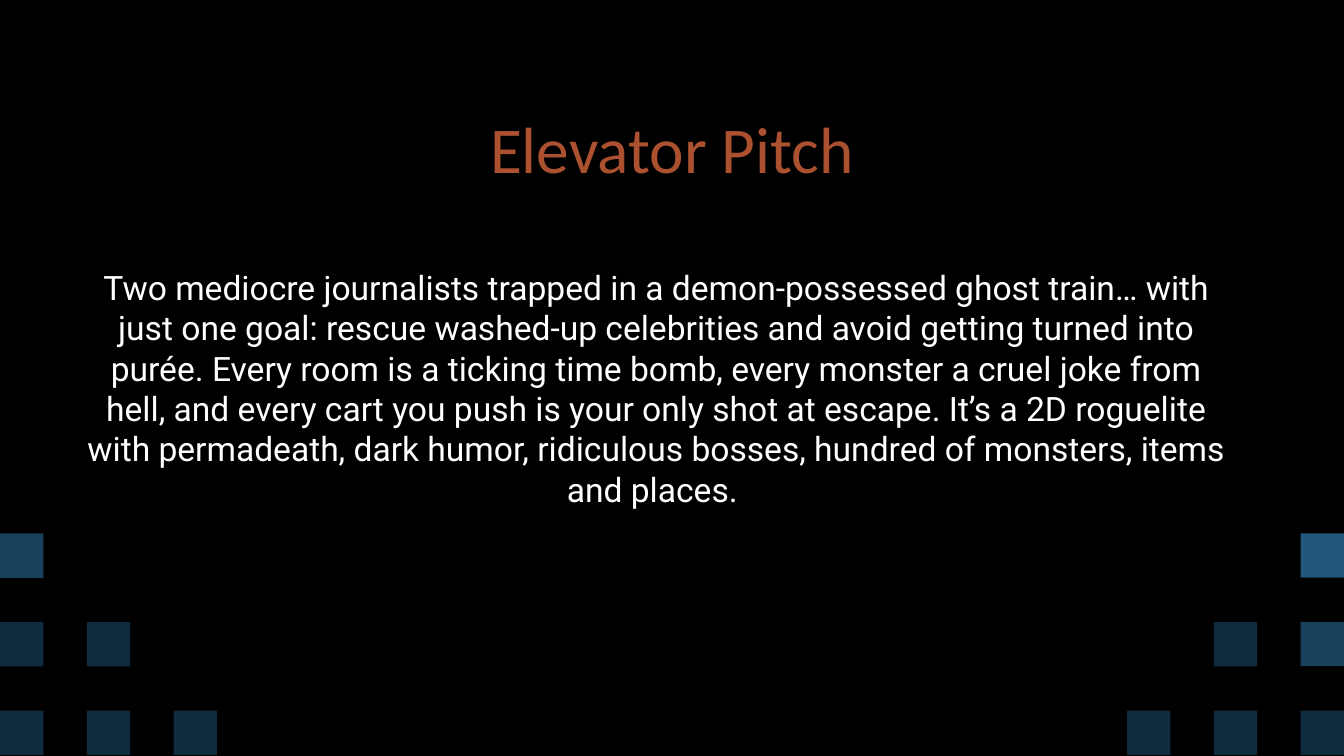
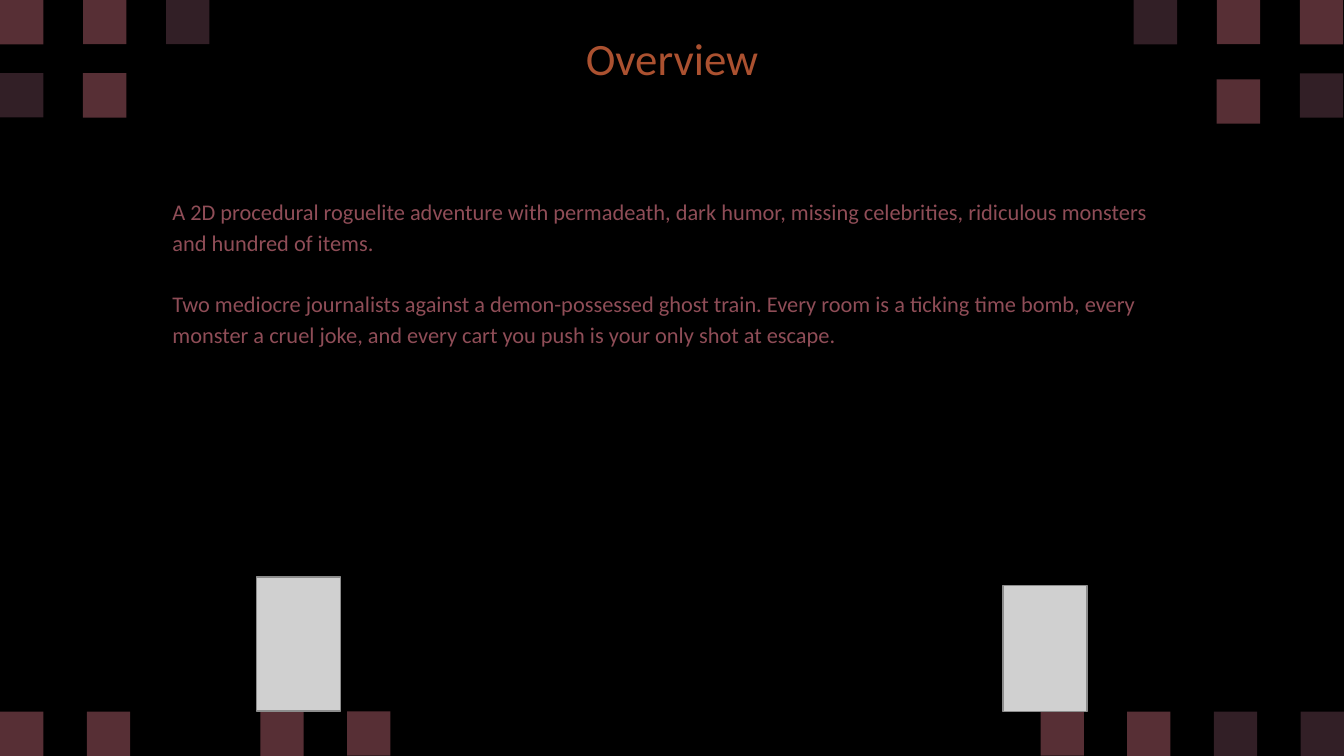
Before and after one commit to diegohcanepa/Remizione, a slide deck: slide 2 of Pitch Deck.pptx. Drawn at 1344x756 pixels with LibreOffice and Linux fonts; fonts in the diff are those of the drawing; grey boxes stand for pictures. Boxes give left, top, right and bottom in pixels: in the first picture for what was removed or moved away, otherwise in the second. Text is boxed around its words. In the diff, an @@ line names an element or a change of style, - is before the commit and + after.

```diff
--- a/Pitch Deck.pptx
+++ b/Pitch Deck.pptx
@@ freeform shape added at <box>0,0,43,44</box>, fill #8F4D57 at 61% opacity @@
@@ freeform shape added at <box>83,0,126,44</box>, fill #8F4D57 at 61% opacity @@
@@ freeform shape added at <box>167,0,210,44</box>, fill #52333F at 61% opacity @@
@@ freeform shape added at <box>1134,0,1177,44</box>, fill #52333F at 61% opacity @@
@@ freeform shape added at <box>1216,0,1259,44</box>, fill #8F4D57 at 61% opacity @@
@@ freeform shape added at <box>1300,0,1343,44</box>, fill #8F4D57 at 61% opacity @@
@@ title at <box>586,44,758,76</box>: text changed; size 35 to 24 pt @@
-Elevator Pitch
+Overview
@@ freeform shape added at <box>0,74,43,118</box>, fill #52333F at 61% opacity @@
@@ freeform shape added at <box>83,73,126,117</box>, fill #8F4D57 at 61% opacity @@
@@ freeform shape added at <box>1216,79,1259,124</box>, fill #8F4D57 at 61% opacity @@
@@ freeform shape added at <box>1300,74,1343,118</box>, fill #52333F at 61% opacity @@
@@ subtitle at <box>172,204,1146,347</box>: text changed; size 18 to 12 pt; font Roboto to Calibri; text colour #FFFFFF to #8F4D57 @@
-Two mediocre journalists trapped in a demon-possessed ghost train… with just one goal: rescue washed-up celebrities and avoid getting turned into purée. Every room is a ticking time bomb, every monster a cruel joke from hell, and every cart you push is your only shot at escape. It’s a 2D roguelite with permadeath, dark humor, ridiculous bosses, hundred of monsters, items and places.
+A 2D procedural roguelite adventure with permadeath, dark humor, missing celebrities, ridiculous monsters and hundred of items.
+Two mediocre journalists against a demon-possessed ghost train. Every room is a ticking time bomb, every monster a cruel joke, and every cart you push is your only shot at escape.
@@ freeform shape removed at <box>0,534,43,578</box> @@
@@ freeform shape removed at <box>1301,534,1344,578</box> @@
@@ picture added at <box>257,577,340,711</box> @@
@@ picture added at <box>1003,586,1086,712</box> @@
@@ freeform shape removed at <box>0,622,43,667</box> @@
@@ freeform shape removed at <box>87,622,130,667</box> @@
@@ freeform shape removed at <box>1214,622,1257,667</box> @@
@@ freeform shape removed at <box>1301,622,1344,667</box> @@
@@ freeform shape: place and size @@
-freeform shape at <box>173,711,216,755</box>
+freeform shape at <box>261,712,304,756</box>
@@ freeform shape at <box>261,712,304,756</box>: fill #1C4966 at 60% opacity to #8F4D57 at 61% opacity @@
@@ freeform shape added at <box>347,711,390,755</box>, fill #8F4D57 at 61% opacity @@
@@ freeform shape added at <box>1040,711,1083,755</box>, fill #8F4D57 at 61% opacity @@
@@ fill #1C4966 at 60% opacity to #8F4D57 at 61% opacity; outline redrawn in 3 elements at <box>0,712,43,756</box>, <box>87,712,130,756</box>, <box>1128,712,1171,756</box> @@
@@ freeform shape at <box>1214,712,1257,756</box>: fill #1C4966 at 60% opacity to #52333F at 61% opacity; outline redrawn @@
@@ freeform shape at <box>1301,712,1344,756</box>: fill #1C4966 at 60% opacity to #52333F at 61% opacity; outline redrawn @@
```
Also in this commit, not shown: 1 other slide changed, 14 slides added, 50 slides removed, 8 other files.
